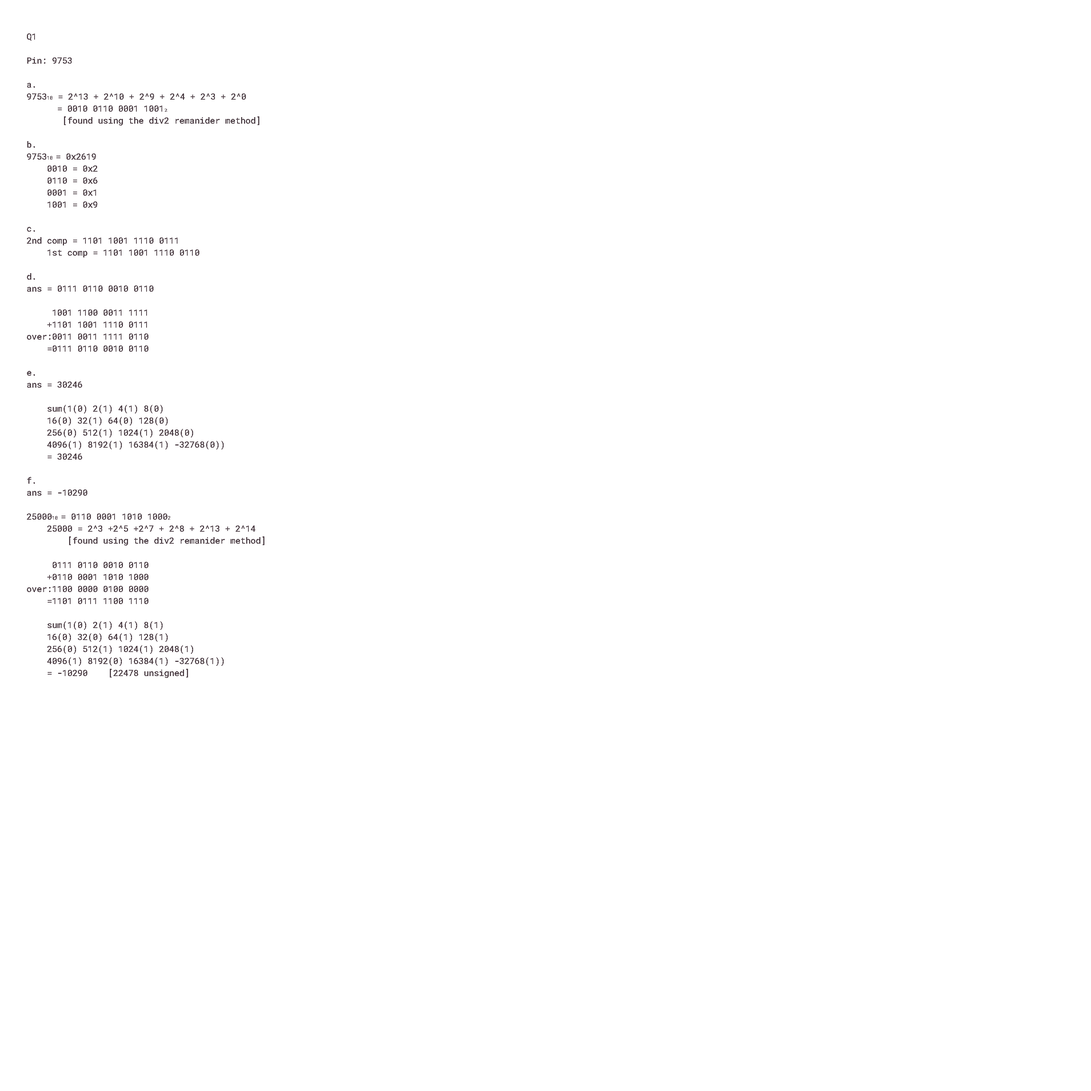
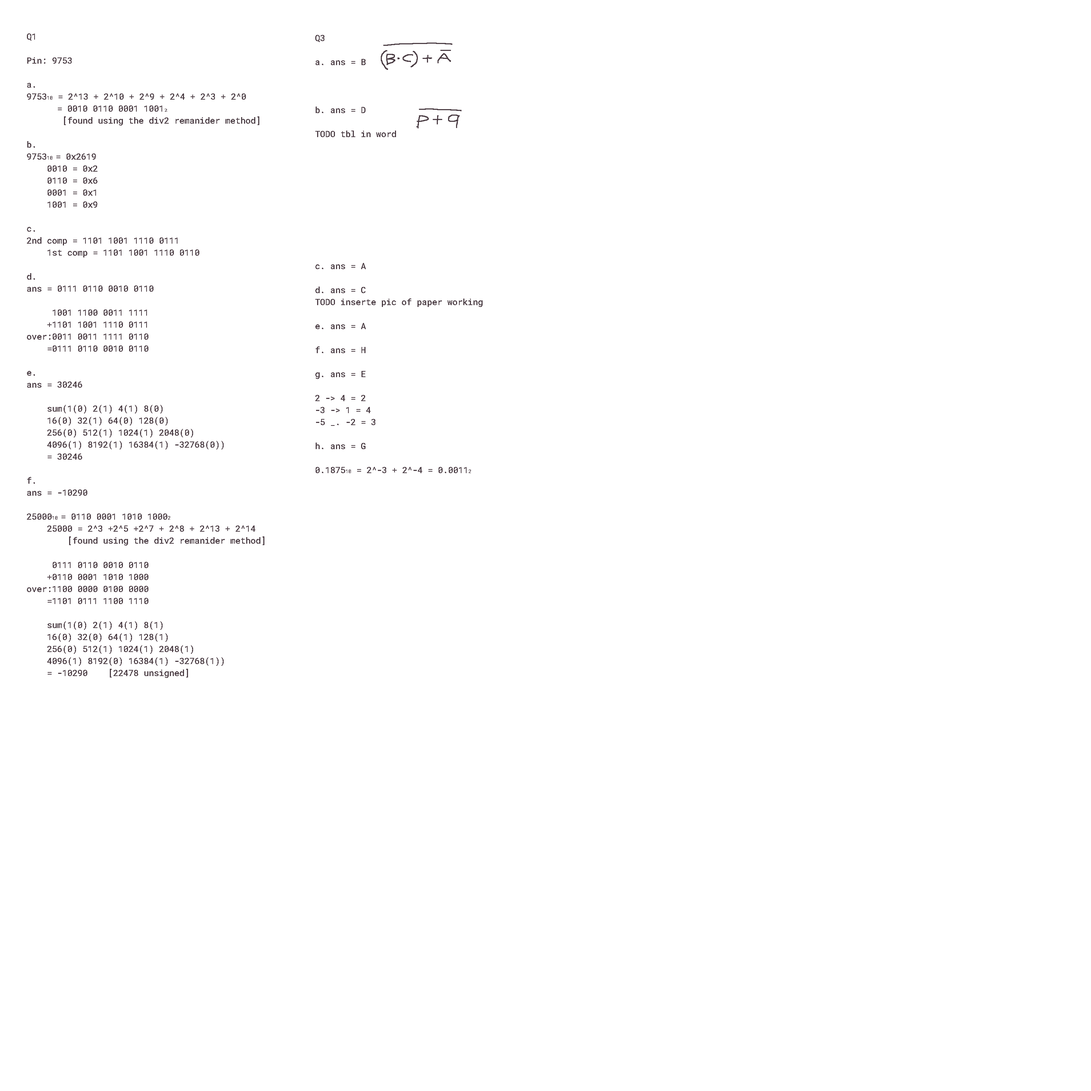
Layered file, before and after one edit (1091x1091). Changes by layer:
added group "q3" with 2 layers above "Background" over (315, 34, 483, 474)
added layer "Q3 ..." in group "q3" over (315, 34, 483, 474)
added layer "q3scribble" in group "q3" over (380, 42, 462, 129)
